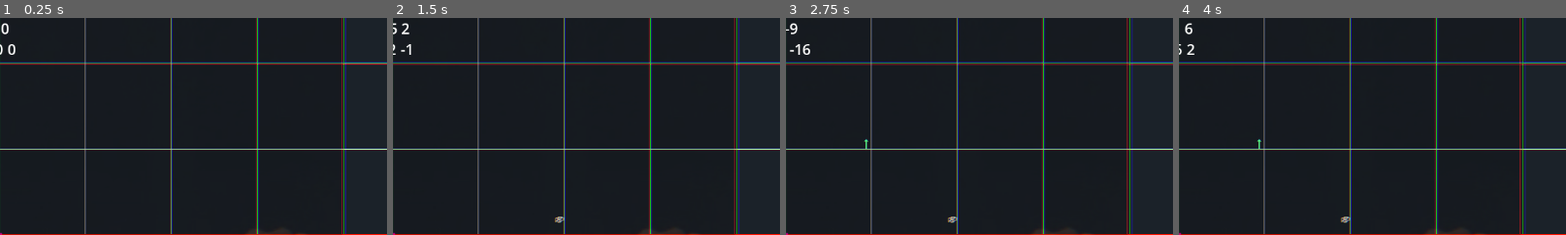
Above: before the commit, frames 1-4 (left to right).
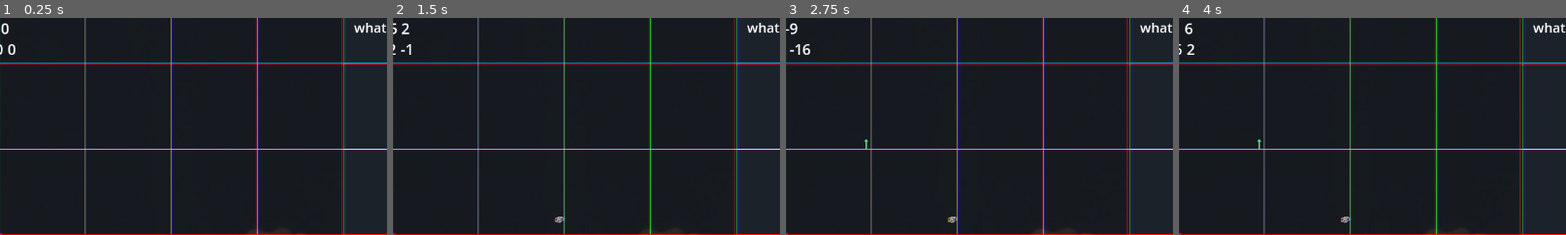
Above: after the commit, the same moments.

Repository: solirides/mechcraft2
Game: Godot game, scene res://scenes/game.tscn
Two runs of this game, one before a commit and one after it. Both use one fixed random seed, a clock stepped at 60 frames per second and the inputs below.
Inputs (mouse positions are % of the whole screen's width and height, from its top left):
- Up to frame 1 (0.25 s): no input
- Up to frame 2 (1.5 s): tap Enter at 0.5 s; move the mouse to (72, 45) at 0.52 s; hold P (resource) 0.53-1.28 s; tap B (tick) at 0.8, 1.35 s; tap Space (pause) at 1.25 s; move the mouse to (30, 55) at 1.27 s
- Up to frame 3 (2.75 s): tap P (resource) at 1.55 s; tap Enter at 2 s; move the mouse to (60, 28) at 2.02 s; press the mouse at (60, 28) at 2.03 s; tap B (tick) at 2.3 s
- Up to frame 4 (4 s): tap Space (pause) at 2.75 s; move the mouse to (45, 70) at 2.77 s; release the mouse at (45, 70) at 2.78 s; tap Middle mouse button (middle_click) at 2.85 s; tap P (resource) at 3.05 s; tap Enter at 3.5 s; move the mouse to (80, 65) at 3.52 s; hold V (ping) from 3.53 s (still down); tap B (tick) at 3.8 s
The pictures show only the part of the screen within x 50-100%, y 0-50%; the shares and areas given below are measured in that part.

The runs differ from the first frame. In frame 1, 0.2% of the frame differs, in the area x 91-100%, y 2-8%; in frame 2, 0.2%; in frame 3, 0.2%; in frame 4, 0.2%.

Commit message:
resource count

Diff:
--- a/scenes/game.tscn
+++ b/scenes/game.tscn
@@ -105,11 +105,12 @@
 grow_vertical = 2
 color = Color(1, 0.156863, 0.568627, 1)
 
-[node name="GUI" type="CanvasLayer" parent="Camera2D" node_paths=PackedStringArray("selection_label", "alert_label")]
+[node name="GUI" type="CanvasLayer" parent="Camera2D" node_paths=PackedStringArray("selection_label", "alert_label", "resources_label")]
 layer = 10
 script = ExtResource("10_ocoff")
 selection_label = NodePath("GUI/Selection")
 alert_label = NodePath("GUI/CenterContainer/Alert")
+resources_label = NodePath("GUI/Resources")
 
 [node name="GUI" type="Control" parent="Camera2D/GUI"]
 layout_mode = 3
@@ -130,6 +131,19 @@
 theme_override_fonts/normal_font = SubResource("SystemFont_rtmsu")
 theme_override_font_sizes/normal_font_size = 20
 text = "hello"
+
+[node name="Resources" type="RichTextLabel" parent="Camera2D/GUI/GUI"]
+layout_mode = 1
+anchors_preset = 15
+anchor_right = 1.0
+anchor_bottom = 1.0
+grow_horizontal = 2
+grow_vertical = 2
+theme = ExtResource("13_clh56")
+theme_override_fonts/normal_font = SubResource("SystemFont_rtmsu")
+theme_override_font_sizes/normal_font_size = 20
+bbcode_enabled = true
+text = "[right]what"
 
 [node name="CenterContainer" type="CenterContainer" parent="Camera2D/GUI/GUI"]
 layout_mode = 1
--- a/scripts/gui.gd
+++ b/scripts/gui.gd
@@ -5,8 +5,10 @@
 
 @export var selection_label:RichTextLabel = null
 @export var alert_label:RichTextLabel = null
+@export var resources_label:RichTextLabel = null
 var selected_tile = 1
 var tile_rotation = 0
+var resource_count = 0
 
 func _ready():
 	pass # Replace with function body.
@@ -39,3 +41,12 @@
 
 func alert(text:String):
 	alert_label.text = "[center]" + text
+
+
+func resources(text:String):
+	resources_label.text = "[right]" + text
+
+
+func add_resource(i:int):
+	resource_count += i
+	resources(str(resource_count))
--- a/scripts/tilemap.gd
+++ b/scripts/tilemap.gd
@@ -123,7 +123,7 @@
 #		print(world_tiles[0][index])
 		# one chunk
 		match int(world_tiles[c][index]):
-			5: # line includes miners and storage
+			5: # line includes storage
 				print("5")
 				var gc = local2global(index2local(index, c))
 #				print(Vector3i(index % chunk_size, floor(index / chunk_size), c))
@@ -131,6 +131,9 @@
 				debug_marker(gc, Color(1, 0, 1, 0.7))
 				used_tiles[gc.x][gc.y] == true
 				var a = detect_connections(gc, world_tiles[c][index], 1, 0, true)
+				# add self to line
+				a[0][0].push_front(gc)
+
 				lines_global.append_array(a[0])
 				priorities_global.append_array(a[1])
 
@@ -283,6 +286,12 @@
 						1:
 							var dir = world_tiledata[lc.z]["rotation"][index]
 							move_resource(gc, dir)
+						5:# storage recieves item
+							print("item recieved")
+							gui.add_resource(1)
+							# item go bye bye
+							set_item(1, gc, 0)
+
 
 #func initiate_resource_movement(tile_pos):
 	#var local_coords = global2local(tile_pos)
Not shown: 13 places in generated_tileset.tres that only renumber resources
